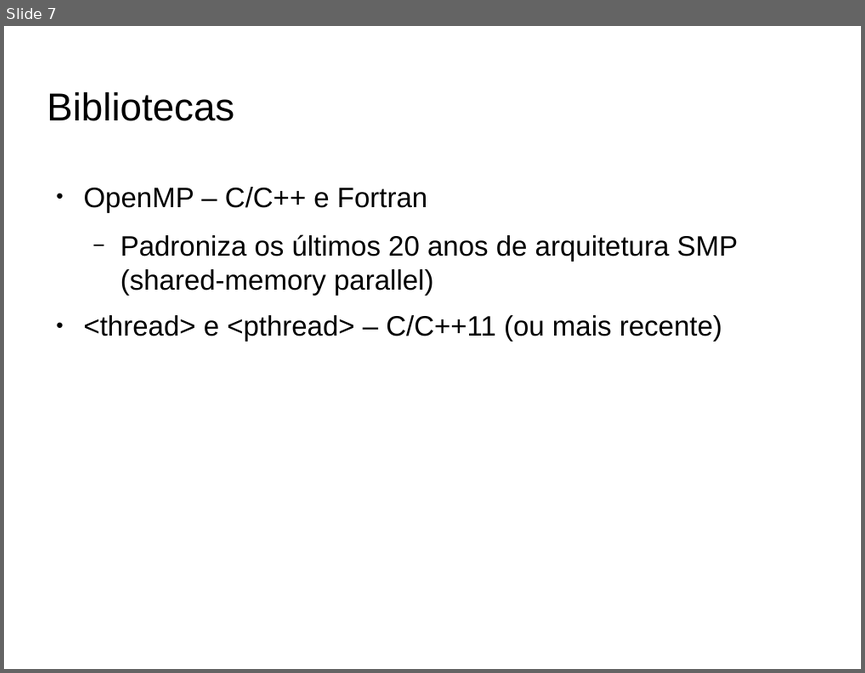
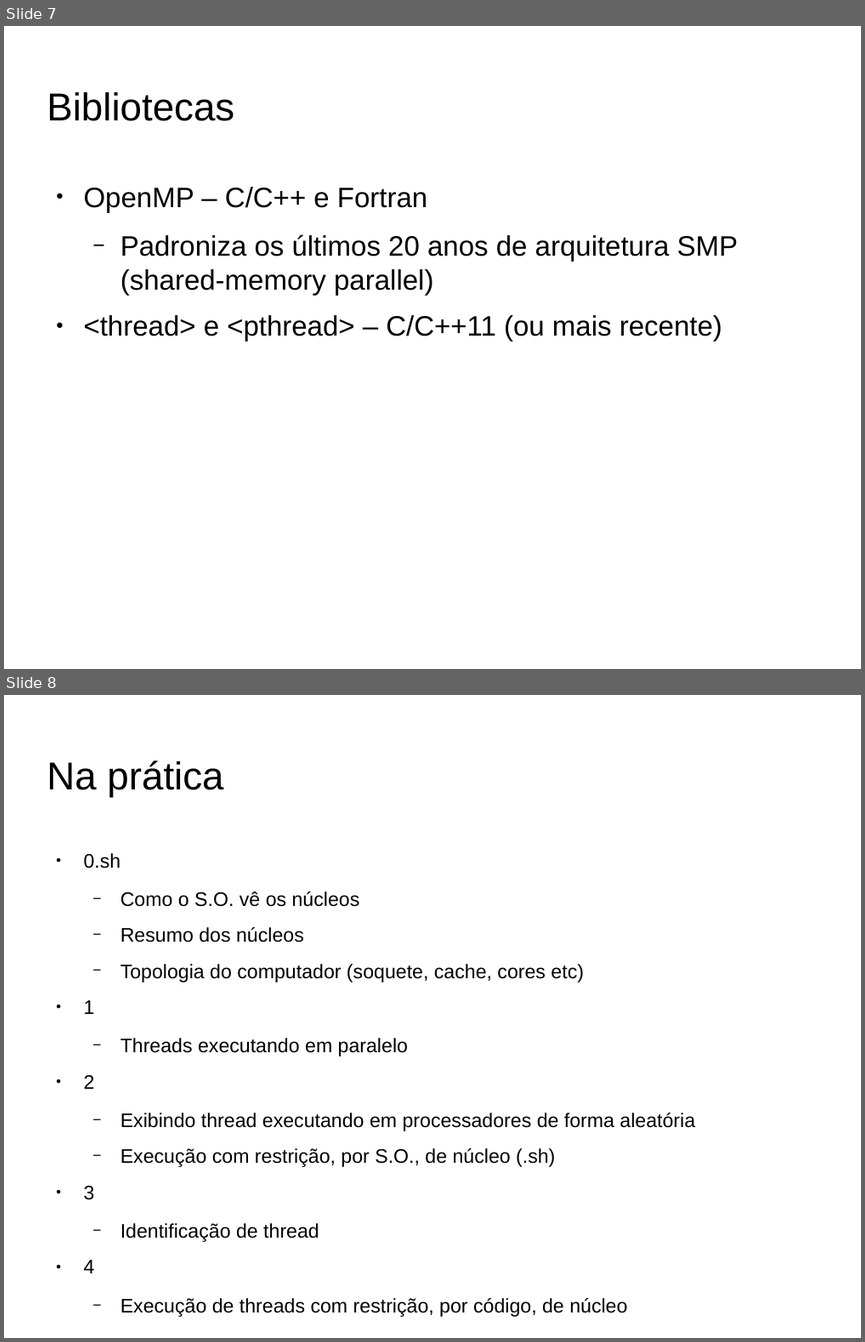
Before and after one commit to iagows/arquitetura_mestrado, a slide deck: Apresentação.odp. Shown one above the other, each under a label of ours: slide 7 before the commit, slides 7 and 8 after it. The pictures are 865x673 and 865x1342 pixels, drawn with LibreOffice and Linux fonts; fonts in the diff are those of the drawing; background and template pictures are left out. Boxes give left, top, right and bottom in pixels: in the first picture for what was removed or moved away, otherwise in the second. Text is boxed around its words. In the diff, an @@ line names an element or a change of style, - is before the commit and + after.

Commit message:
Apresentação
Atualização

```diff
--- a/Apresentação.odp
+++ b/Apresentação.odp
@@ slide 8 added at <box>4,695,861,1338</box>, background picture (left out) @@
@@ title added at <box>46,760,223,798</box>, 36 pt, text #000000 @@
+Na prática
@@ text added at <box>84,853,695,1316</box>, 18.2 pt, text #000000 @@
+● 0.sh
+  − Como o S.O. vê os núcleos
+  − Resumo dos núcleos
+  − Topologia do computador (soquete, cache, cores etc)
+● 1
+  − Threads executando em paralelo
+● 2
+  − Exibindo thread executando em processadores de forma aleatória
+  − Execução com restrição, por S.O., de núcleo (.sh)
+● 3
+  − Identificação de thread
+● 4
+  − Execução de threads com restrição, por código, de núcleo
```
